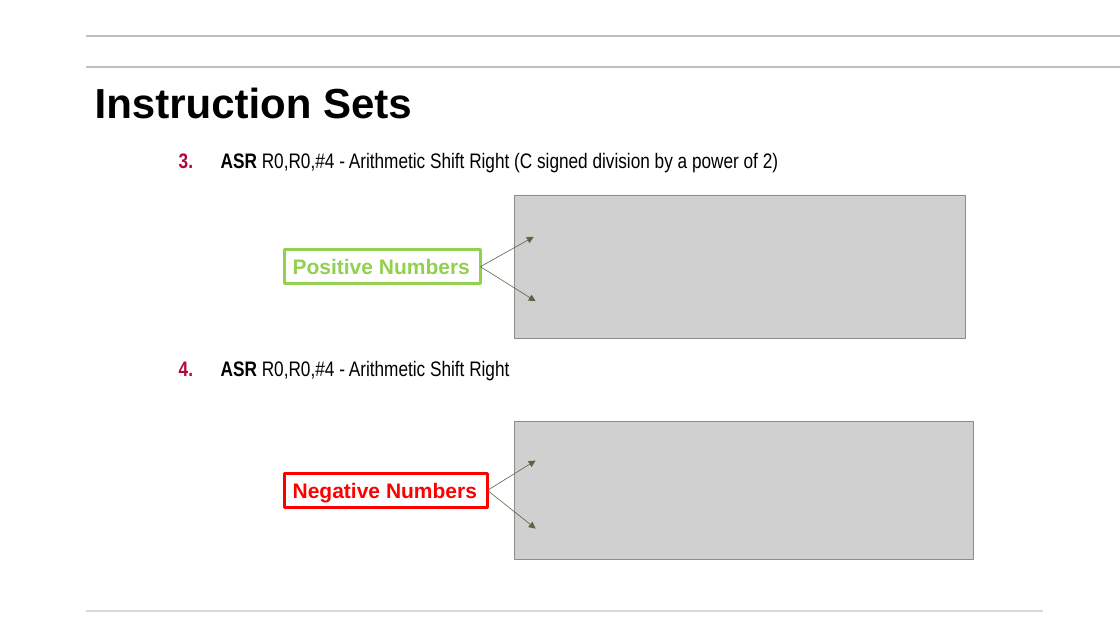
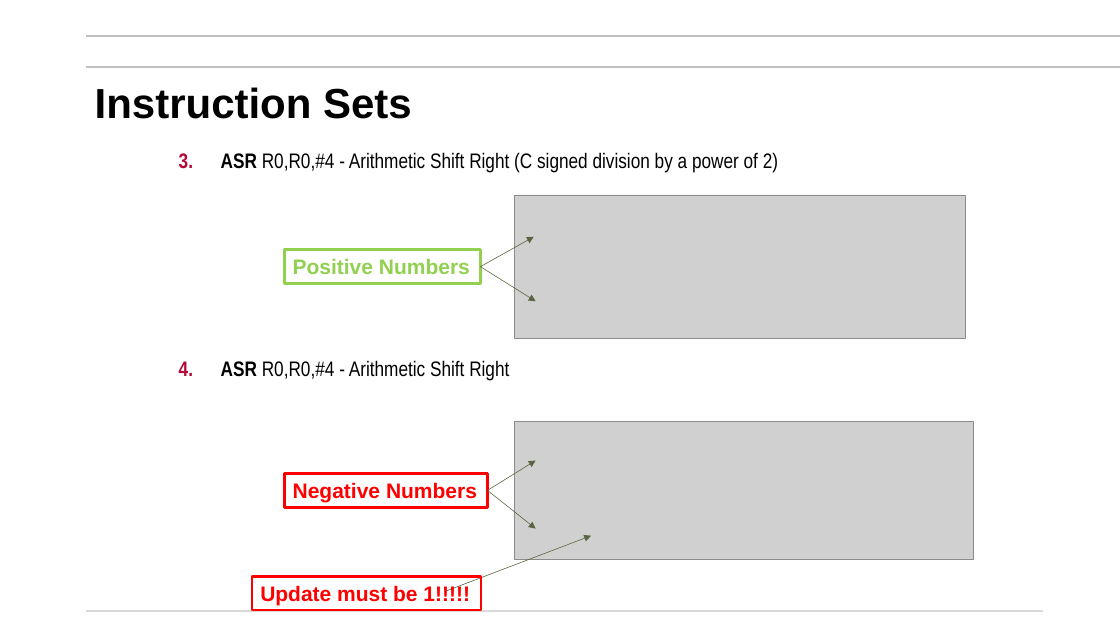
Before and after one commit to mikegrace2/CSEN20-Fall2026-Course-Website, a slide deck: slide 12 of Week06_ManipulatingBits/Ch07_ManipulatingBits_PlusExamples_V4.pptx. Drawn at 1120x630 pixels with LibreOffice and Linux fonts; fonts in the diff are those of the drawing; grey boxes stand for pictures; background and template pictures are left out. Boxes give left, top, right and bottom in pixels: in the first picture for what was removed or moved away, otherwise in the second. Text is boxed around its words. In the diff, an @@ line names an element or a change of style, - is before the commit and + after.

```diff
--- a/Week06_ManipulatingBits/Ch07_ManipulatingBits_PlusExamples_V4.pptx
+++ b/Week06_ManipulatingBits/Ch07_ManipulatingBits_PlusExamples_V4.pptx
@@ arrow added from (446, 592) to (592, 536), #596641 0.5 pt @@
@@ rectangle added at (252,576,481,610), outline #FF0000 2.25 pt, 18 pt, text #FF0000, bold @@
+Update must be 1!!!!!
```
Also in this commit, not shown: 4 other slides changed.
